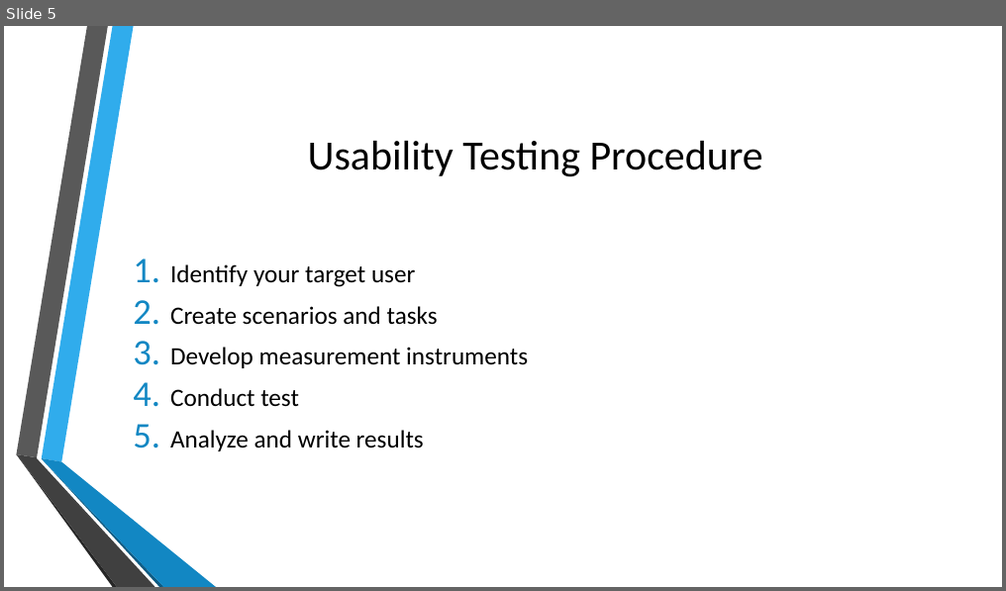
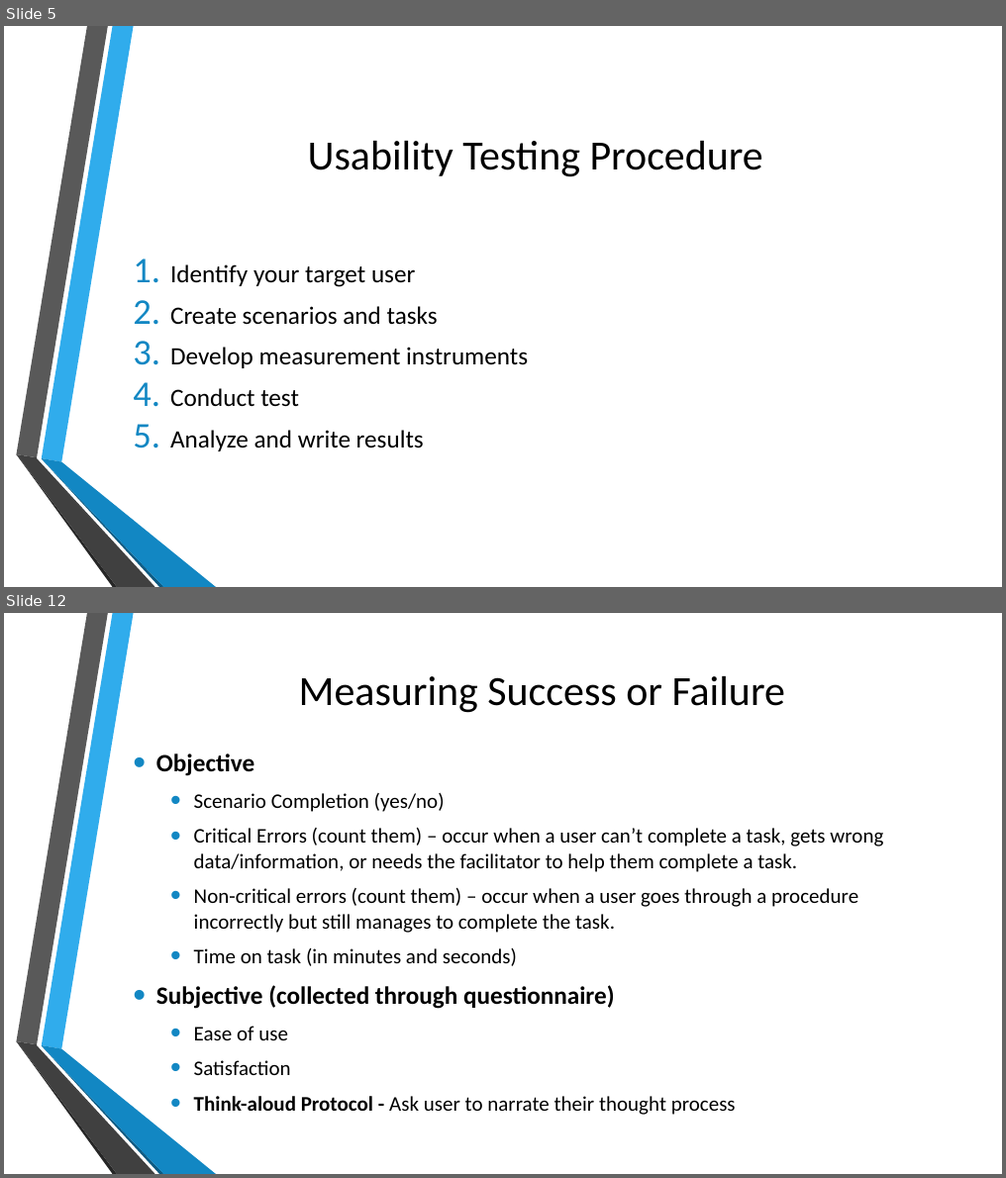
Before and after one commit to doctorlam/tecm4180, a slide deck: readings/usability.pptx. Shown one above the other, each under a label of ours: slide 5 before the commit, slides 5 and 12 after it; the slides between them are not shown. The pictures are 1006x591 and 1006x1178 pixels, drawn with LibreOffice and Linux fonts; fonts in the diff are those of the drawing; background and template pictures are left out. Boxes give left, top, right and bottom in pixels: in the first picture for what was removed or moved away, otherwise in the second. Text is boxed around its words. In the diff, an @@ line names an element or a change of style, - is before the commit and + after.

```diff
--- a/readings/usability.pptx
+++ b/readings/usability.pptx
@@ slide 12 added at <box>4,613,1002,1174</box>, background picture (left out); not listed: 6 template elements that a slide beside it also shows @@
@@ title added at <box>299,676,785,713</box>, 40 pt, text #000000 @@
+Measuring Success or Failure
@@ text added at <box>156,793,883,1115</box>, 20 pt, text #000000 @@
+• Objective
+  • Scenario Completion (yes/no)
+  • Critical Errors (count them) – occur when a user can’t complete a task, gets wrong data/information, or needs the facilitator to help them complete a task.
+  • Non-critical errors (count them) – occur when a user goes through a procedure incorrectly but still manages to complete the task.
+  • Time on task (in minutes and seconds)
+• Subjective (collected through questionnaire)
+  • Ease of use
+  • Satisfaction
+  • Think-aloud Protocol - Ask user to narrate their thought process
```
Also in this commit, not shown: 2 slides changed, 12 other slides added, 7 other files.
